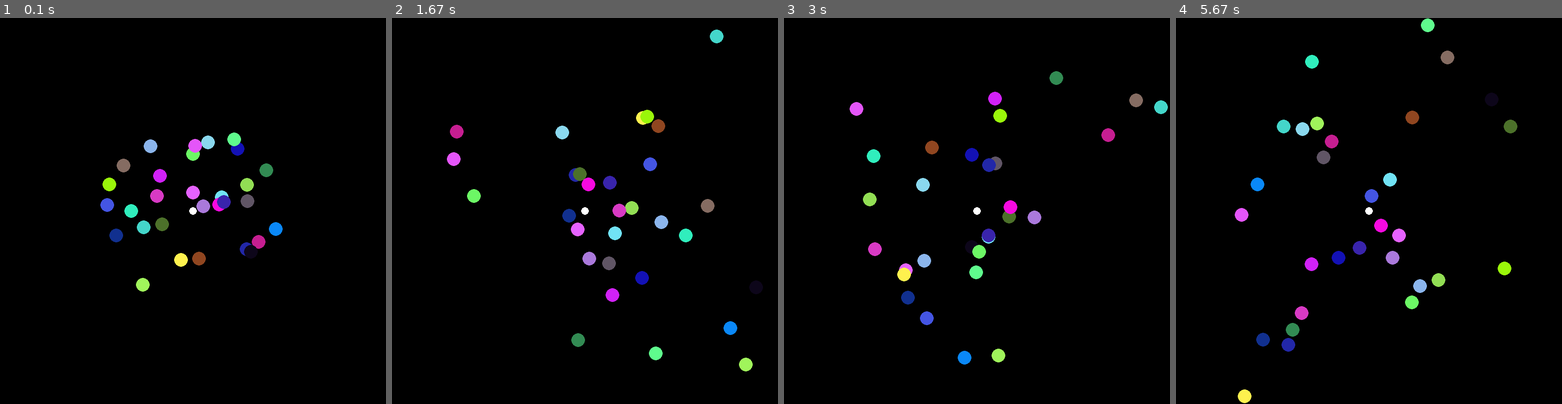
Above: before the commit, frames 1-4 (left to right).
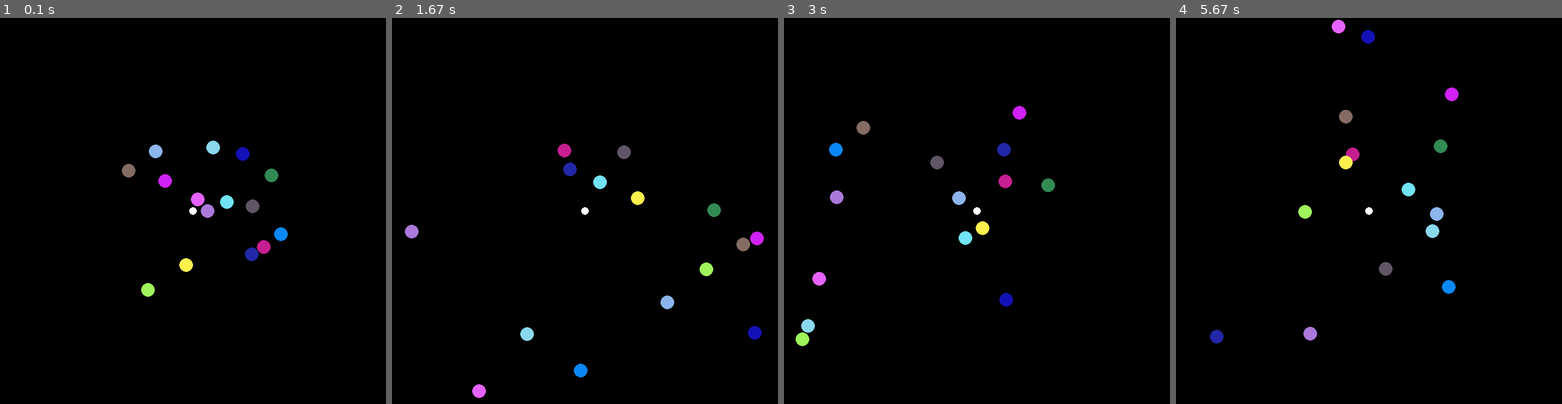
Above: after the commit, the same moments.

Repository: myhotchoc/Space-Simulator
Game: pygame game, started from My Weird Physics Toys/Force Things/Random Grav.py
The game is run twice, just before and just after one commit, with the same random seed, the same clock (stepped at 60 frames per second) and the same inputs.
Inputs:
- Up to frame 1 (0.1 s): no input
- Up to frame 2 (1.67 s): no input
- Up to frame 3 (3 s): no input
- Up to frame 4 (5.67 s): no input

The runs differ from the first frame. In frame 1, 3.1% of the frame differs, in the area x 26-75%, y 29-73%; in frame 2, 4.1%; in frame 3, 4.1%; in frame 4, 4.3%, in the area x 8-89%, y 0-100%.

Commit message:
Update Random Grav.py

Diff:
--- a/My Weird Physics Toys/Force Things/Random Grav.py
+++ b/My Weird Physics Toys/Force Things/Random Grav.py
@@ -134,8 +134,8 @@
 
         fx, fy = limit(fx, fy, f_limit)
 
-        body.fx += fx
-        body.fy += fy
+        body.fx += fx# - body.ax
+        body.fy += fy #- body.ay
         #print (body.fx, body.fy)
 
 class Oscillator(object):
@@ -167,10 +167,10 @@
 bodies = []
 attracters = [a1]
 
-for i in range(30):
+for i in range(15):
     b = Body((random.randint(0,255), random.randint(0,255), random.randint(0,255)),
              30, (random.randint(250, 650), random.randint(250, 650)),
-             (random.randint(0, 8), random.randint(0,8)),
+             (random.randint(2, 10), random.randint(2,10)),
              (0, 0),
              (0, 0))
     bodies.append(b)
